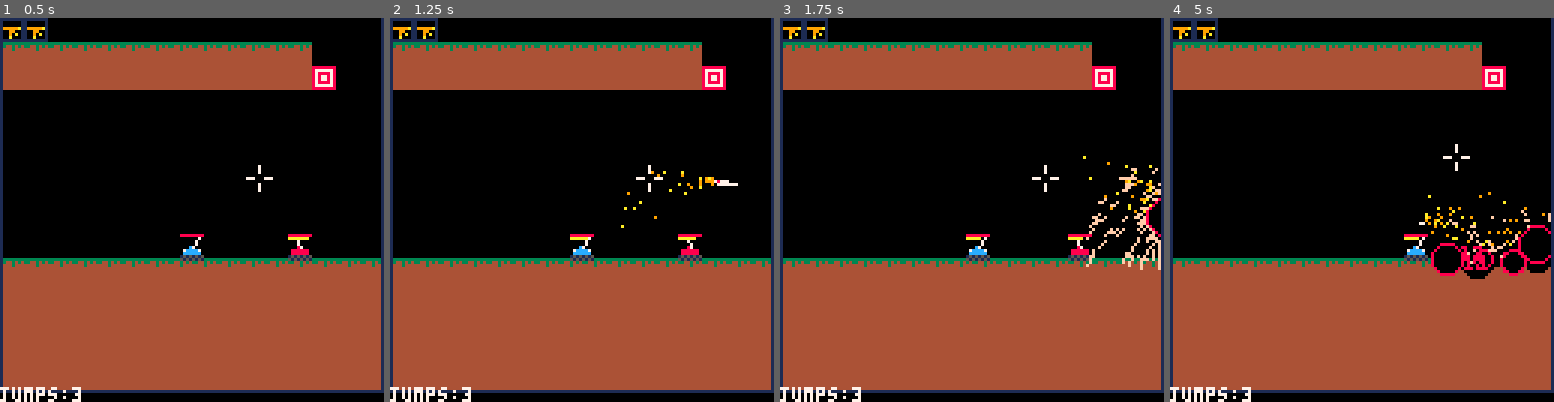
Above: before the commit, frames 1-4 (left to right).
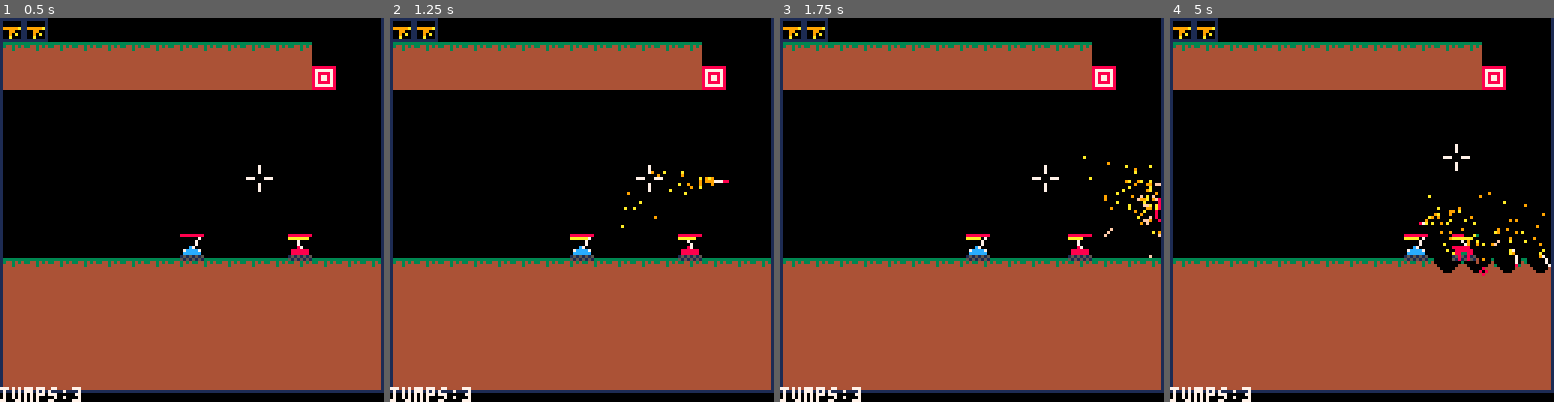
Above: after the commit, the same moments.

Repository: MarrMann/tanks.p8
Game: PICO-8 cartridge tanks.p8
Same seed, same stepped clock (60 frames per second), same inputs: the game is played once before the commit and once after it.
Inputs:
- Up to frame 1 (0.5 s): tap X (X key) at 0.33 s
- Up to frame 2 (1.25 s): tap O (Z key) at 0.7 s; tap X (X key) at 1.07 s
- Up to frame 3 (1.75 s): hold Right from 1.6 s (still down); tap O (Z key) at 1.7 s
- Up to frame 4 (5 s): tap X (X key) at 1.85, 2.97, 4.08 s; release Right at 2.1 s; tap O (Z key) every 0.4 s from 2.1 to 4.9 s; hold Up 2.15-2.42 s; hold Right 2.47-3.03 s; hold Left 3.08-3.58 s; hold Down 3.63-3.97 s; hold Right 4.02-4.68 s; hold Up from 4.73 s (still down)

Frame 1 is identical in both runs. In frame 2, less than 0.1% of the frame differs, in the area x 85-91%, y 42-44%; in frame 3, 1.0%; in frame 4, 1.8%, in the area x 64-100%, y 48-68%.

Commit message:
Feat: Shots affecting children

Diff:
--- a/tanks.p8
+++ b/tanks.p8
@@ -399,32 +399,29 @@
 	clear_line(y3, o_x - y, o_x + y)
 	clear_line(y4, o_x - y, o_x + y)
 
-	if fall then
-		local tmp_fall={}
-		if mapget(o_x+x, y2 - 1) != 0 then
-			add(tmp_fall, {x=o_x+x, y=y2-1})
-		end
-		if mapget(o_x+y, y4 - 1) != 0 then
-			add(tmp_fall, {x=o_x+y, y=y4-1})
-		end
-		if mapget(o_x-x, y2 - 1) != 0 then
-			add(tmp_fall, {x=o_x-x, y=y2-1})
-		end
-		if mapget(o_x-y, y4 - 1) != 0 then
-			add(tmp_fall, {x=o_x-y, y=y4-1})
-		end
-		return tmp_fall
-	end
+	local tmp_fall={}
+	if mapget(o_x+x, y2 - 1) != 0 then
+		add(tmp_fall, {x=o_x+x, y=y2-1})
+	end
+	if mapget(o_x+y, y4 - 1) != 0 then
+		add(tmp_fall, {x=o_x+y, y=y4-1})
+	end
+	if mapget(o_x-x, y2 - 1) != 0 then
+		add(tmp_fall, {x=o_x-x, y=y2-1})
+	end
+	if mapget(o_x-y, y4 - 1) != 0 then
+		add(tmp_fall, {x=o_x-y, y=y4-1})
+	end
+	return tmp_fall
 end
 
 function explode_brem(o_x, o_y, r, fall)
 	local x = 0
 	local y = r
 	local d = 3 - 2 * r
-	-- split logic between falling and not falling
 	if fall then
 		-- save possible falling pixels
-		local tmp_fall=draw_circ(o_x, o_y, x, y, fall)
+		local tmp_fall=draw_circ(o_x, o_y, x, y)
 		local to_add = {}
 		while y >= x do
 			if d > 0 then
@@ -435,7 +432,7 @@
 			end
 
 			x += 1
-			local add_fall=draw_circ(o_x, o_y, x, y, fall)
+			local add_fall=draw_circ(o_x, o_y, x, y)
 			for a in all(add_fall) do
 				add(tmp_fall, a)
 			end
@@ -628,7 +625,10 @@
 				end
 
 				local child_stats = resolve_params(child_node)
+				local multiplier_stats = apply_multiplier_stats(shot_types.split.stats, s.stats, child_stats)
 				child_stats.dmg *= 0.5
+				child_stats.force *= 0.5
+				child_stats.r *= 0.8
 
 				for i=1,s.stats.count do
 					local spread = -s.stats.spread * 0.5 + (i - 1) * (s.stats.spread / (s.stats.count - 1))
@@ -647,6 +647,12 @@
 		end
 	}
 }
+
+function apply_multiplier_stats(base_stats, stats, child_stats)
+	child_stats.dmg *= stats.dmg / base_stats.dmg
+	child_stats.r *= stats.r / base_stats.r
+	child_stats.force *= stats.force / base_stats.force
+end
 
 function pow_spread(base_angle, base_speed, spread, total_count, cur_count)
 	local a = base_angle
@@ -817,8 +823,8 @@
 		local d = sqrt(dx*dx+dy*dy)
 		dy /= d
 		dx /= d
-		pset(s.x-dx,s.y-dy,8)
-		line(s.x,s.y,s.x+s.xvel,s.y+s.yvel,7)
+		line(s.x,s.y,s.x-s.xvel,s.y-s.yvel,7)
+		pset(s.x+dx,s.y+dy,8)
 	end
 end
 
@@ -878,7 +884,7 @@
 function update_explosions()
 	for i=#exps,1,-1 do
 		local exp = exps[i]
-		local eq = exp.cur_r == exp.r
+		local eq = exp.cur_r >= exp.r
 		explode_brem(exp.x, exp.y, exp.cur_r, eq)
 		handle_exp_hits(exp)
 	end
@@ -964,12 +970,12 @@
 function draw_explosions()
 	for i=#exps,1,-1 do
 		local exp = exps[i]
+		if exp.cur_r >= exp.r then
+			del(exps, exp)
+		end
 		circfill(exp.x, exp.y, exp.cur_r, 0)
 		circ(exp.x, exp.y, exp.cur_r, 8)
 		exp.cur_r += 1
-		if exp.cur_r > exp.r then
-			del(exps, exp)
-		end
 	end
 end
 
@@ -1592,7 +1598,7 @@
 end
 -->8
 -- todo
--- currently working on: split shot balancing (applying modifiers to children, etc)
+-- currently working on: pixel shot type
 
 --performance:
 ---could consider batch removal of
